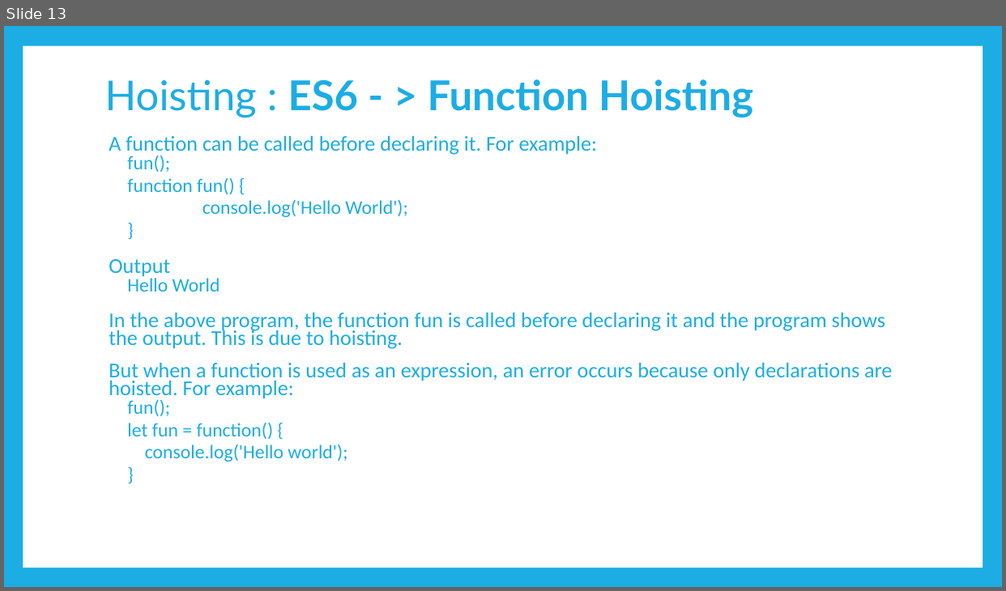
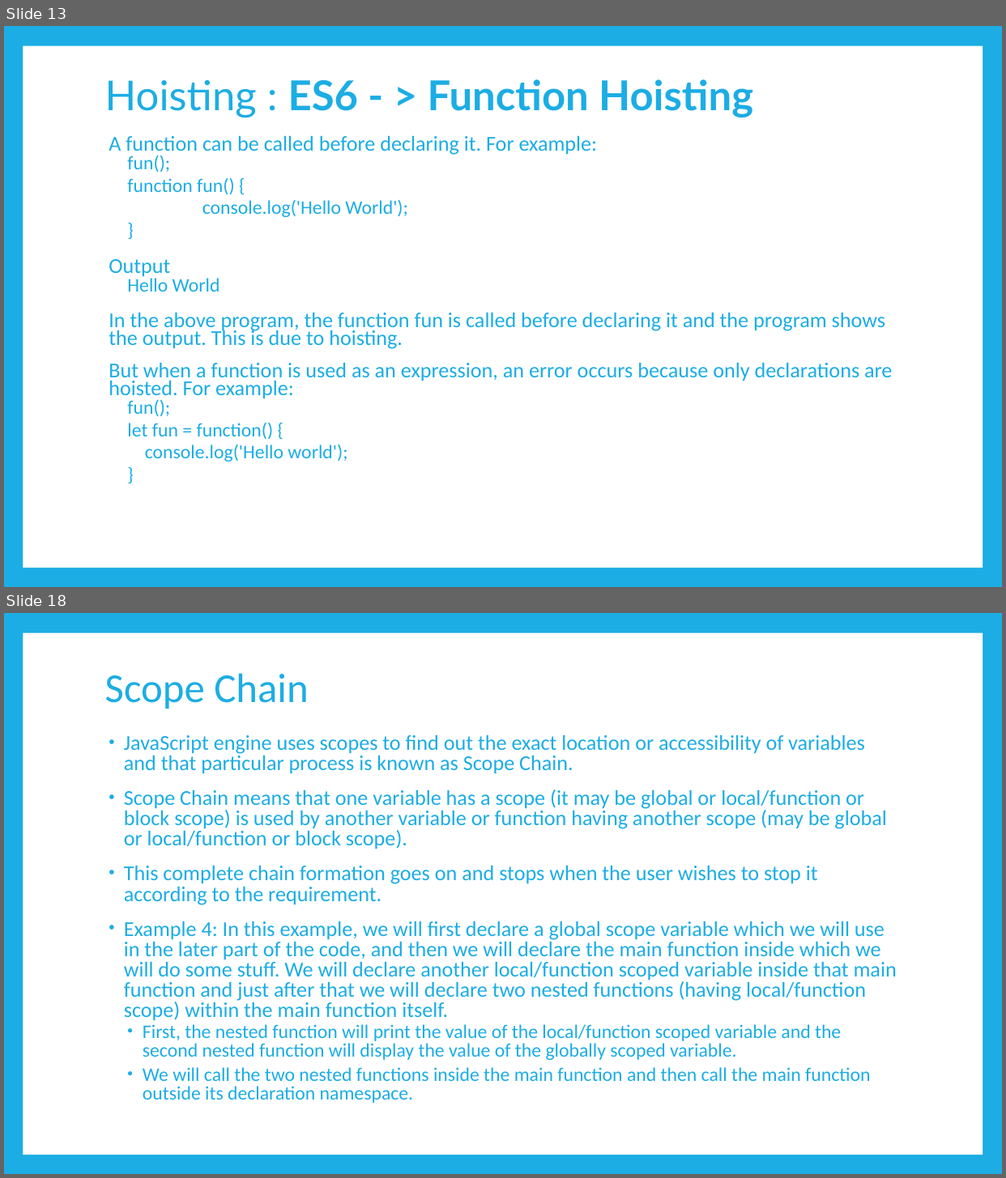
Before and after one commit to PramodJana/JavaScript, a slide deck: GFG JS Course Curriculam/Articles/009 JS Bonus Concept.pptx. Shown one above the other, each under a label of ours: slide 13 before the commit, slides 13 and 18 after it; the slides between them are not shown. The pictures are 1006x591 and 1006x1178 pixels, drawn with LibreOffice and Linux fonts; fonts in the diff are those of the drawing. Boxes give left, top, right and bottom in pixels: in the first picture for what was removed or moved away, otherwise in the second. Text is boxed around its words. In the diff, an @@ line names an element or a change of style, - is before the commit and + after.

```diff
--- a/GFG JS Course Curriculam/Articles/009 JS Bonus Concept.pptx
+++ b/GFG JS Course Curriculam/Articles/009 JS Bonus Concept.pptx
@@ slide 18 added at bbox=[4, 613, 1002, 1174], background #1CADE4; not listed: 1 template element that a slide beside it also shows @@
@@ title added at bbox=[105, 673, 308, 709], 39.6 pt, text #1CADE4 @@
+Scope Chain
@@ text added at bbox=[124, 735, 897, 1103], 20.4 pt, text #1CADE4 @@
+• JavaScript engine uses scopes to find out the exact location or accessibility of variables and that particular process is known as Scope Chain.
+• Scope Chain means that one variable has a scope (it may be global or local/function or block scope) is used by another variable or function having another scope (may be global or local/function or block scope).
+• This complete chain formation goes on and stops when the user wishes to stop it according to the requirement.
+• Example 4: In this example, we will first declare a global scope variable which we will use in the later part of the code, and then we will declare the main function inside which we will do some stuff. We will declare another local/function scoped variable inside that main function and just after that we will declare two nested functions (having local/function scope) within the main function itself.
+  • First, the nested function will print the value of the local/function scoped variable and the second nested function will display the value of the globally scoped variable.
+  • We will call the two nested functions inside the main function and then call the main function outside its declaration namespace.
```
Also in this commit, not shown: 5 other slides added.
